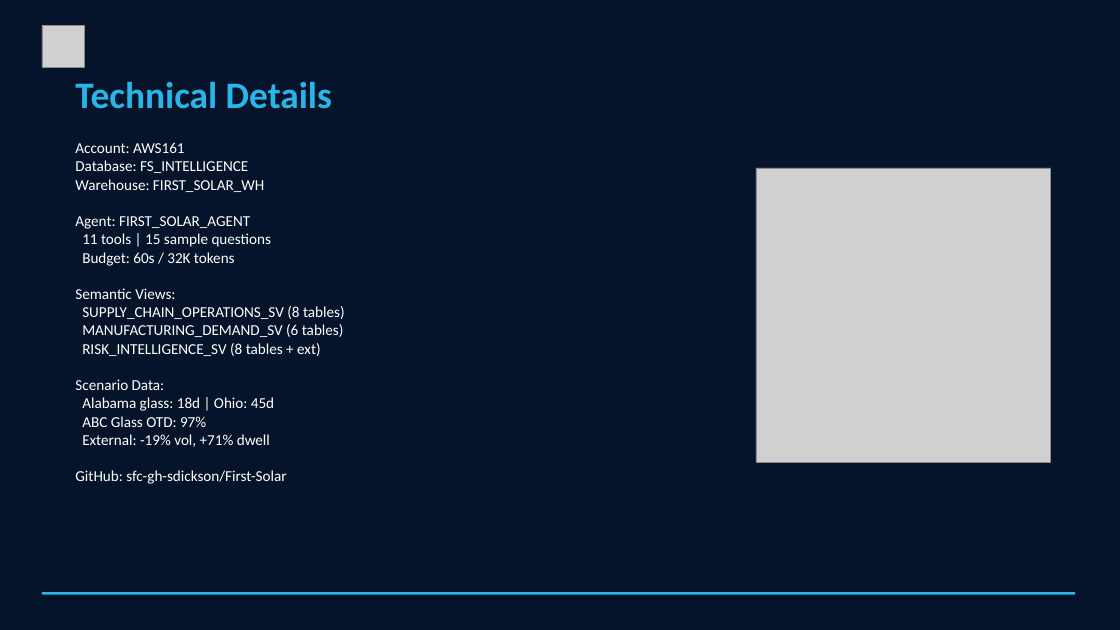
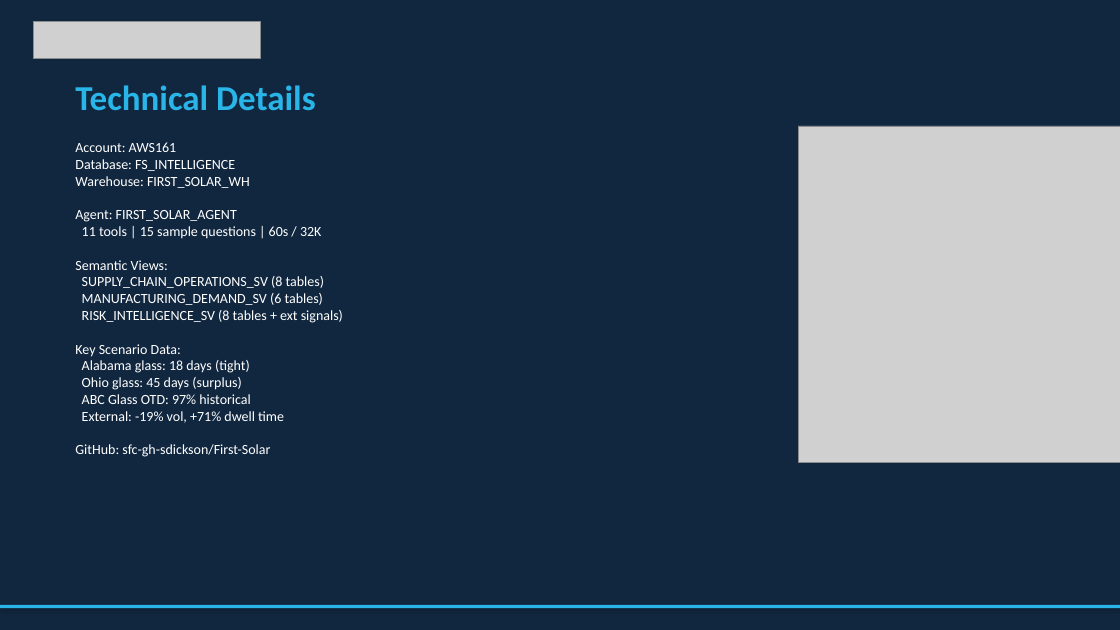
Before and after one commit to sfc-gh-sdickson/First-Solar, a slide deck: slide 12 of docs/First_Solar_Demo_Narrative.pptx. Drawn at 1120x630 pixels with LibreOffice and Linux fonts; fonts in the diff are those of the drawing; grey boxes stand for pictures. Boxes give left, top, right and bottom in pixels: in the first picture for what was removed or moved away, otherwise in the second. Text is boxed around its words. In the diff, an @@ line names an element or a change of style, - is before the commit and + after.

Commit message:
Fix PPTX: proper Snowflake logo (transparent PNG), light bg on content slides
Previous version had broken logo (opaque white square from bad SVG conversion).
Now uses properly extracted Snowflake snowflake icon with transparency plus
text-rendered wordmark. Light background on content slides, dark on title/reveal.

.... Generated with [Cortex Code](https://docs.snowflake.com/en/user-guide/cortex-code/cortex-code)

```diff
--- a/docs/First_Solar_Demo_Narrative.pptx
+++ b/docs/First_Solar_Demo_Narrative.pptx
@@ background #05142B to #11273F @@
@@ picture added at bbox=[34, 21, 260, 59] @@
@@ picture removed at bbox=[42, 25, 84, 67] @@
@@ text "Technical Details" at bbox=[75, 85, 316, 110]: size 32 to 30 pt @@
@@ text at bbox=[75, 142, 343, 457]: text changed; size 13 to 12 pt @@
-Account: AWS161
-Database: FS_INTELLIGENCE
-Warehouse: FIRST_SOLAR_WH
-Agent: FIRST_SOLAR_AGENT
-11 tools | 15 sample questions
-Budget: 60s / 32K tokens
-Semantic Views:
-SUPPLY_CHAIN_OPERATIONS_SV (8 tables)
-MANUFACTURING_DEMAND_SV (6 tables)
-RISK_INTELLIGENCE_SV (8 tables + ext)
-Scenario Data:
-Alabama glass: 18d | Ohio: 45d
-ABC Glass OTD: 97%
-External: -19% vol, +71% dwell
-GitHub: sfc-gh-sdickson/First-Solar
+Account: AWS161
+Database: FS_INTELLIGENCE
+Warehouse: FIRST_SOLAR_WH
+Agent: FIRST_SOLAR_AGENT
+11 tools | 15 sample questions | 60s / 32K
+Semantic Views:
+SUPPLY_CHAIN_OPERATIONS_SV (8 tables)
+MANUFACTURING_DEMAND_SV (6 tables)
+RISK_INTELLIGENCE_SV (8 tables + ext signals)
+Key Scenario Data:
+Alabama glass: 18 days (tight)
+Ohio glass: 45 days (surplus)
+ABC Glass OTD: 97% historical
+External: -19% vol, +71% dwell time
+GitHub: sfc-gh-sdickson/First-Solar
@@ picture: place and size @@
-picture at bbox=[756, 168, 1050, 462]
+picture at bbox=[798, 126, 1120, 462]
@@ rectangle: place and size @@
-rectangle at bbox=[42, 592, 1075, 595]
+rectangle at bbox=[0, 605, 1120, 608]
```
Also in this commit, not shown: 11 other slides changed.
